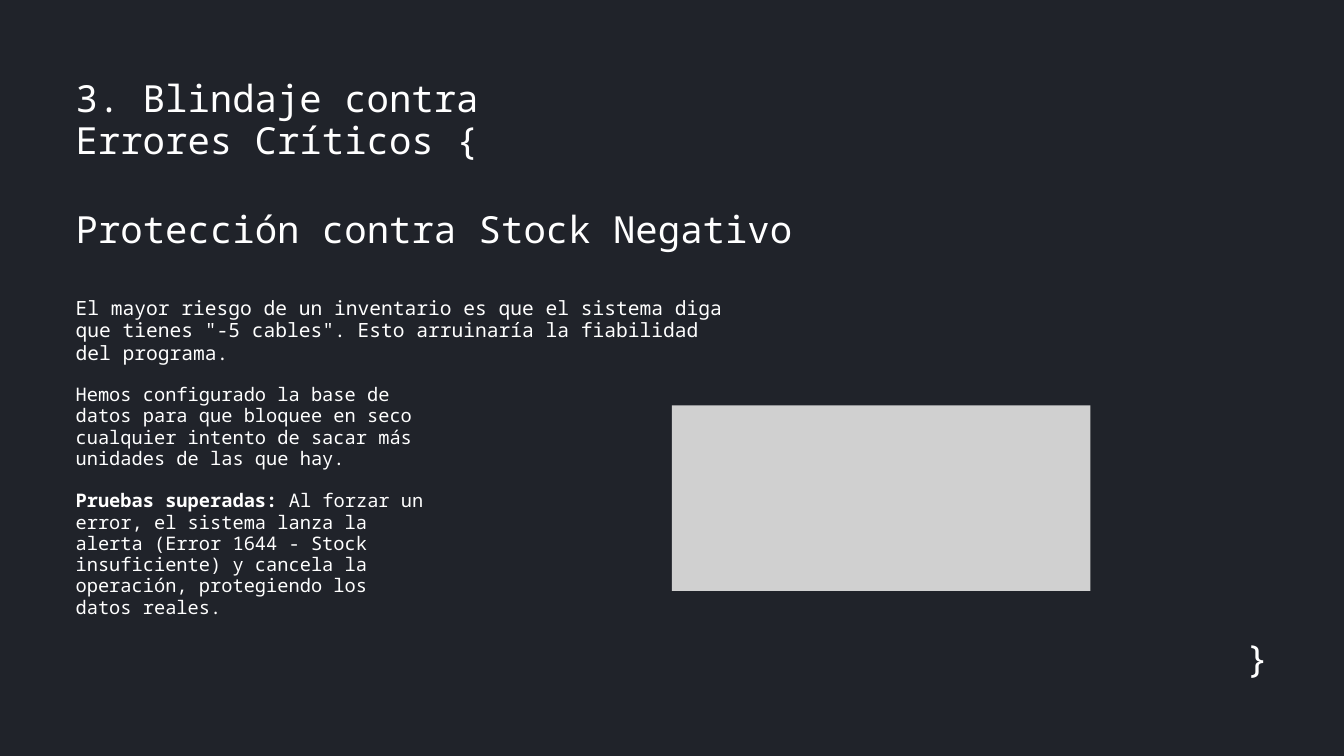
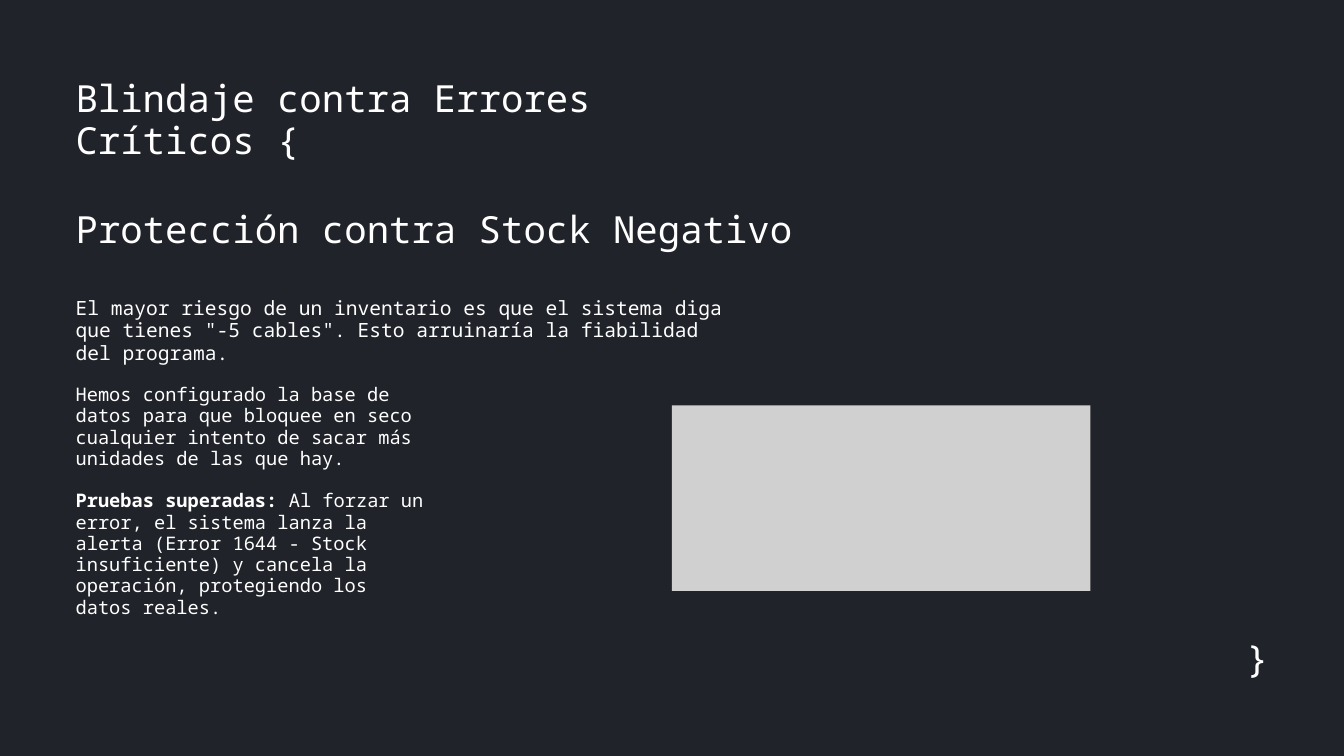
Before and after one commit to Dalonso1997/ProyectoRetoFinalEquipo4, a slide deck: slide 11 of Documentaciones/RETO EQUIPO 4.pptx. Drawn at 1344x756 pixels with LibreOffice and Linux fonts; fonts in the diff are those of the drawing; grey boxes stand for pictures. Boxes give left, top, right and bottom in pixels: in the first picture for what was removed or moved away, otherwise in the second. Text is boxed around its words. In the diff, an @@ line names an element or a change of style, - is before the commit and + after.

```diff
--- a/Documentaciones/RETO EQUIPO 4.pptx
+++ b/Documentaciones/RETO EQUIPO 4.pptx
@@ text at (76,83,591,155): text changed @@
-3. Blindaje contra Errores Críticos {
+Blindaje contra Errores Críticos {
```
Also in this commit, not shown: 4 other slides changed, 1 other file.
